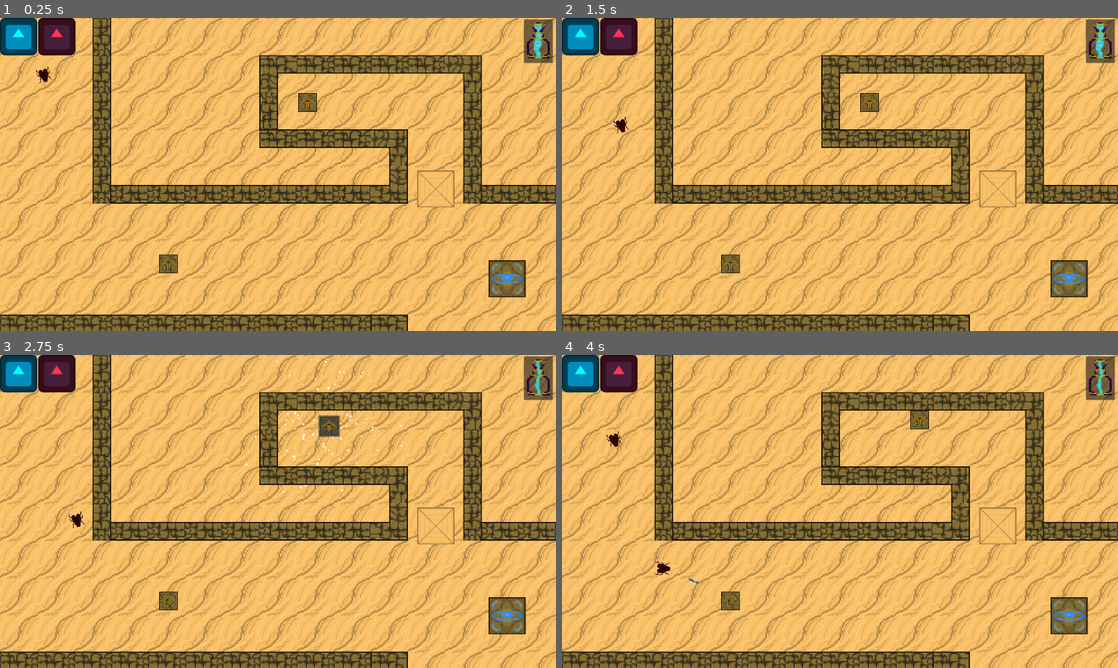
Above: before the commit, frames 1-4 (two rows, left to right).
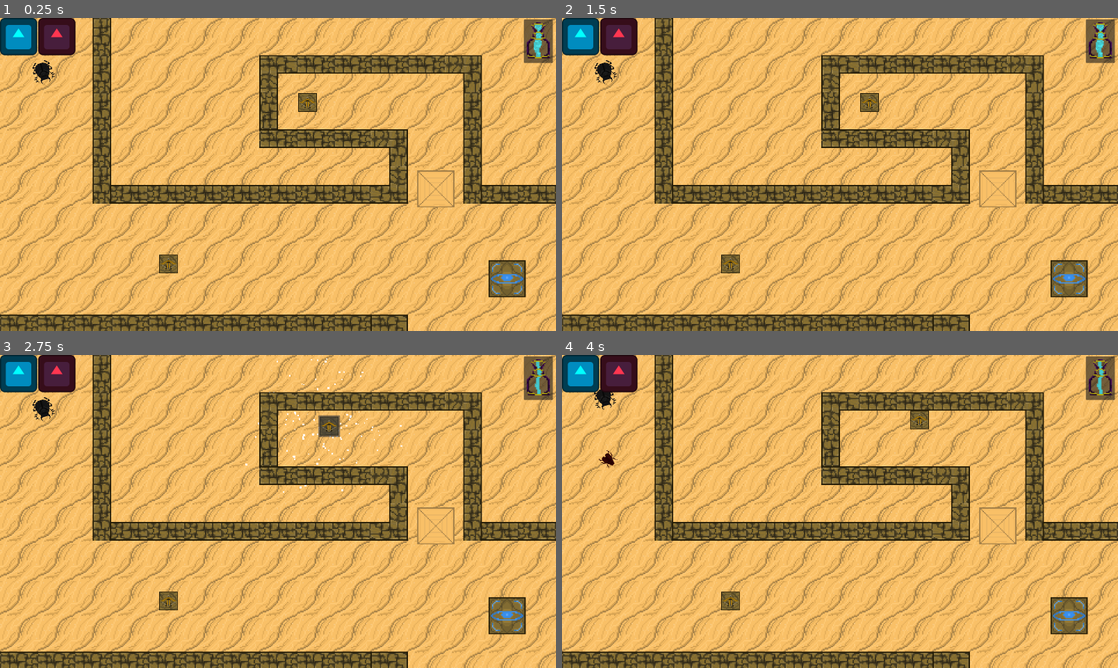
Above: after the commit, the same moments.

Repository: Kaczs/school-jam
Game: Godot game, scene res://Scenes/Levels/level_2.tscn
Two runs of this game, one before a commit and one after it. Both use one fixed random seed, a clock stepped at 60 frames per second and the inputs below. This scene is started directly instead of the project's main scene. The engine's default icon, where the game draws it, is replaced by a stand-in: a white triangle on a blue panel in a dark square.
Inputs (mouse positions are in pixels of both pictures, inside the frame that each line leads up to):
- Up to frame 1 (0.25 s): no input
- Up to frame 2 (1.5 s): click (995, 190) at 0.52 s; move the mouse to (962, 158) at 1.27 s; press the mouse at (962, 158) at 1.28 s
- Up to frame 3 (2.75 s): release the mouse at (400, 495) at 2 s; drag from (166, 527) to (305, 439) at 2.02 s
- Up to frame 4 (4 s): move the mouse to (895, 442) at 2.77 s; press the mouse at (895, 442) at 2.78 s; tap 1 (local_wind) at 2.85 s; release the mouse at (895, 442) at 3.5 s; drag from (812, 574) to (673, 464) at 3.52 s

The runs differ from the first frame. In frame 1, 0.2% of the frame differs, in the area x 5-10%, y 13-22%; in frame 2, 0.2%; in frame 3, 0.3%; in frame 4, 0.4%, in the area x 5-32%, y 10-81%.

Commit message:
Fixed some warnings that were annoying

Diff:
--- /dev/null
+++ b/Scenes/Enemies/heavy_enemy.tscn
@@ -0,0 +1,36 @@
+[gd_scene format=3 uid="uid://uk4xl3k6nbqj"]
+
+[ext_resource type="Script" uid="uid://c5ukg66rndiky" path="res://Scripts/normal_enemy.gd" id="1_pwy1a"]
+[ext_resource type="Texture2D" uid="uid://drg1dyj76vako" path="res://Assets/Sprites/BigBeetle.png" id="2_pwy1a"]
+[ext_resource type="PackedScene" uid="uid://tyig0pvks8tv" path="res://Scenes/wind_component.tscn" id="3_lt8vd"]
+[ext_resource type="Script" uid="uid://dlnn6cuk6ygi6" path="res://Scripts/health_component.gd" id="4_olupi"]
+
+[sub_resource type="CircleShape2D" id="CircleShape2D_5kq2l"]
+radius = 40.012497
+
+[node name="HeavyEnemy" type="RigidBody2D" unique_id=1097597982]
+lock_rotation = true
+script = ExtResource("1_pwy1a")
+speed = 1000
+health = 150
+
+[node name="Icon" type="Sprite2D" parent="." unique_id=1972802617]
+scale = Vector2(0.7, 0.7)
+texture = ExtResource("2_pwy1a")
+
+[node name="CollisionShape2D" type="CollisionShape2D" parent="." unique_id=552416136]
+position = Vector2(0, 4)
+shape = SubResource("CircleShape2D_5kq2l")
+
+[node name="NavigationAgent2D" type="NavigationAgent2D" parent="." unique_id=2013429063]
+path_desired_distance = 30.0
+avoidance_enabled = true
+radius = 50.0
+max_speed = 1000.0
+
+[node name="WindComponent" parent="." unique_id=1070236565 instance=ExtResource("3_lt8vd")]
+visible = false
+
+[node name="HealthComponent" type="Node" parent="." unique_id=1069847000]
+script = ExtResource("4_olupi")
+max_health = 75
--- a/Scenes/Levels/level_2.tscn
+++ b/Scenes/Levels/level_2.tscn
@@ -13,6 +13,7 @@
 [ext_resource type="Script" uid="uid://bvjbq0juon6qg" path="res://Scripts/spawn_entry.gd" id="8_jd2hh"]
 [ext_resource type="PackedScene" uid="uid://4xl7mw440pyc" path="res://Scenes/Enemies/normal_enemy.tscn" id="9_jip10"]
 [ext_resource type="PackedScene" uid="uid://j1ftmn1hkutc" path="res://Scenes/goal.tscn" id="10_1xj2d"]
+[ext_resource type="PackedScene" uid="uid://uk4xl3k6nbqj" path="res://Scenes/Enemies/heavy_enemy.tscn" id="13_t27xo"]
 [ext_resource type="PackedScene" uid="uid://c2v52suxx5jrp" path="res://Scenes/Towers/ballista_tower.tscn" id="15_umcau"]
 
 [sub_resource type="NavigationPolygon" id="NavigationPolygon_ud172"]
@@ -23,8 +24,7 @@
 
 [sub_resource type="Resource" id="Resource_xqoth"]
 script = ExtResource("8_jd2hh")
-scene = ExtResource("9_jip10")
-count = 6
+scene = ExtResource("13_t27xo")
 spawn_rate = 3.0
 metadata/_custom_type_script = "uid://bvjbq0juon6qg"
 
--- a/Scenes/Towers/ballista_tower.tscn
+++ b/Scenes/Towers/ballista_tower.tscn
@@ -30,6 +30,7 @@
 radius = 40.0
 vertices = PackedVector2Array(-32, -32, -32, 32, 32, 32, 32, -32)
 affect_navigation_mesh = true
+avoidance_enabled = false
 
 [node name="CollisionShape2D" type="CollisionShape2D" parent="." unique_id=1004457636]
 shape = SubResource("RectangleShape2D_0qg46")
--- a/Scripts/event_bus.gd
+++ b/Scripts/event_bus.gd
@@ -1,4 +1,5 @@
 extends Node
-
+@warning_ignore("unused_signal")
 signal wind_changed(current_wind:int)
+@warning_ignore("unused_signal")
 signal moving_pathfinding_objects()
--- a/Scripts/normal_enemy.gd
+++ b/Scripts/normal_enemy.gd
@@ -16,8 +16,7 @@
 	health_component.max_health = health
 
 
-func _physics_process(delta: float) -> void:
-
+func _physics_process(_delta: float) -> void:
 	#if !navigation_agent.is_target_reachable():
 		#push_warning(self, " is lost (target not reachable)")
 		#return
--- a/Scripts/tutorial1.gd
+++ b/Scripts/tutorial1.gd
@@ -8,14 +8,14 @@
 @onready var wind:WindComponent = tutorial_tower.get_node("WindComponent")
 var started_spawner := false
 
-func _on_area_2d_body_shape_entered(body_rid: RID, body: Node2D, body_shape_index: int, local_shape_index: int) -> void:
+func _on_area_2d_body_shape_entered(_body_rid: RID, body: Node2D, _body_shape_index: int, _local_shape_index: int) -> void:
 	# Player successfully slides the tower into out of the box
 	if body.is_in_group("tutorial_tower") == true:
 		wind.visible = true
 		text_label.text = "You can lock towers with [Right Click] in place to prevent wind from affecting them."
 		text_label.position.x -= 300
 
-func _process(delta):
+func _process(_delta):
 	if !wind.is_in_group("affected by wind") and started_spawner == false:
 		bonus_tower.visible = true
 		spawner.begin_spawns()
